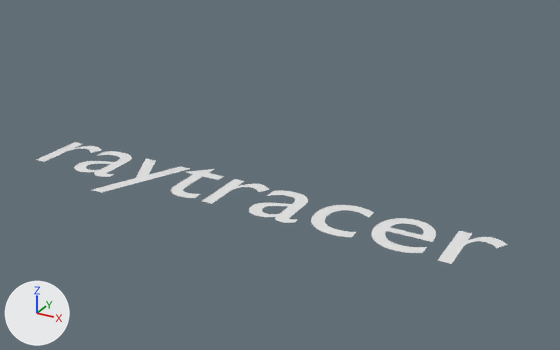
One commit to the OBJ model configs/assets/raytracer_text.obj: the scene before it, then after it.
Rendered twice from a 50 mm camera at (4.56, -4.1, 2.39) aimed at (2.17, 0.24, 0.22). Arrows for +X, +Y and +Z are at lower left; the lights stay in place. The picture after the commit comes second. Where no turn or scale is listed for an object, it has been applied to the vertices.

Objects in the first picture: 'Text'.
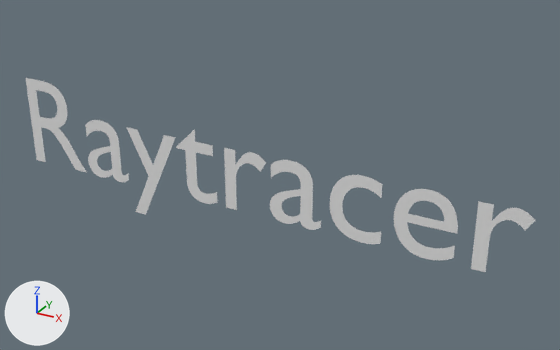
Boxes [x1, y1, x2, y2] around the edits, measured in the pictures (560 x 350 px; the box of a moved part takes in the faces that stretch with it):
'Text', reshaped (8% wider, 59% taller): before [37, 142, 507, 264]; after [26, 78, 535, 272]
part 1 of me_text, moved or reshaped: before [438, 231, 507, 264]; after [471, 201, 535, 272]
part 2 of me_text, moved or reshaped: before [372, 218, 436, 253]; after [394, 189, 458, 260]
part 3 of me_text, moved or reshaped: before [311, 205, 374, 237]; after [330, 175, 382, 244]
part 4 of me_text, moved or reshaped: before [37, 142, 101, 162]; after [224, 148, 266, 210]
part 5 of me_text, moved or reshaped: before [92, 159, 190, 193]; after [126, 127, 176, 215]
part 6 of me_text, deleted: before [171, 169, 224, 198]
part 7 of me_text, moved or reshaped: before [74, 151, 308, 223]; after [26, 78, 321, 230]

The change, as a diff of the scene's bpy script:
```diff
--- a/configs/assets/raytracer_text.obj.py
+++ b/configs/assets/raytracer_text.obj.py
@@ me_text @@
 # used by ob_text; location = (0.0, 0.0, 0.0)
-me_text.from_pydata(...)  # 776 vertices, 764 faces; spans x 0.07..3.73, y -0.23..0.54, z 0.0
+me_text.from_pydata(...)  # 815 vertices, 805 faces; spans x 0.08..3.94, y 0.0, z -0.23..0.68
+# me_text part 1: the loose piece of 55 vertices spanning x 3.4..3.73, y 0.0..0.46, z 0.0 is scaled about its middle by (1, 0, -1.32e+07), then moved by (0.21, -0.23, 0.23)
+# me_text part 2: the loose piece of 99 vertices spanning x 2.9..3.3, y -0.01..0.46, z 0.0 is scaled about its middle by (1, 0, -1.32e+07), then moved by (0.21, -0.22, 0.22)
+# me_text part 3: the loose piece of 98 vertices spanning x 2.46..2.82, y -0.01..0.46, z 0.0 is scaled about its middle by (1, 0, -1.32e+07), then moved by (0.21, -0.22, 0.22)
+# me_text part 4: the loose piece of 55 vertices spanning x 0.07..0.4, y 0.0..0.46, z 0.0 is scaled about its middle by (1, 0, -1.32e+07), then moved by (1.8, -0.23, 0.23)
+# me_text part 5: the loose piece of 8 vertices spanning x 0.82..1.26, y -0.23..0.45, z 0.0 is scaled about its middle by (1, 0, -1.32e+07), then moved by (0.21, -0.11, 0.11)
+# me_text part 6: the loose piece of 58 vertices spanning x 1.26..1.59, y -0.01..0.54, z 0.0 is deleted
+# me_text part 7: 2 vertices moved within x 0.69..2.37, y 0.0, z 0.0; 399 vertices removed from x 0.42..2.4, y -0.01..0.46, z 0.0; 496 vertices added at x 0.08..2.61, y 0.0, z -0.01..0.68
```
